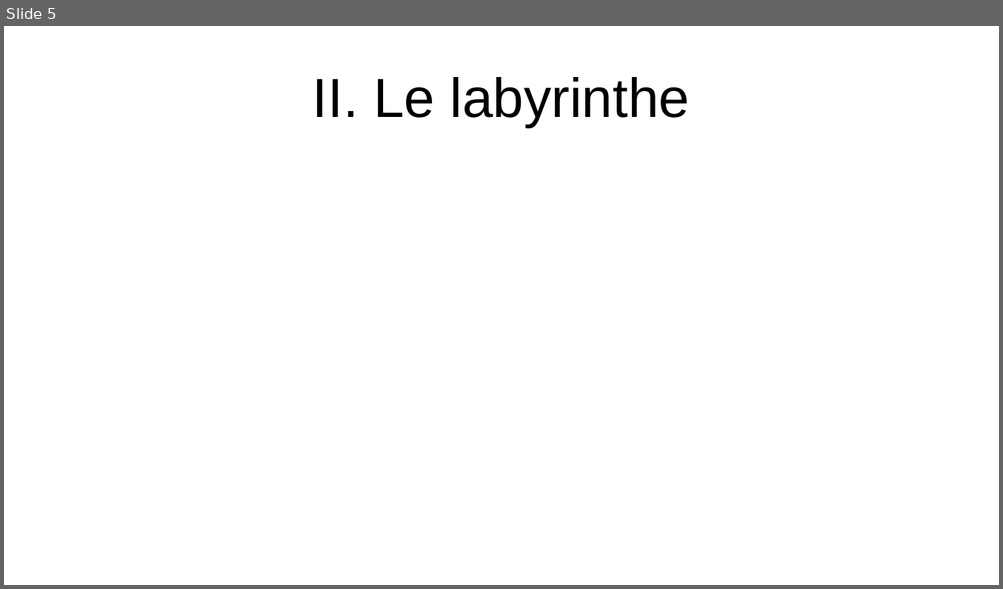
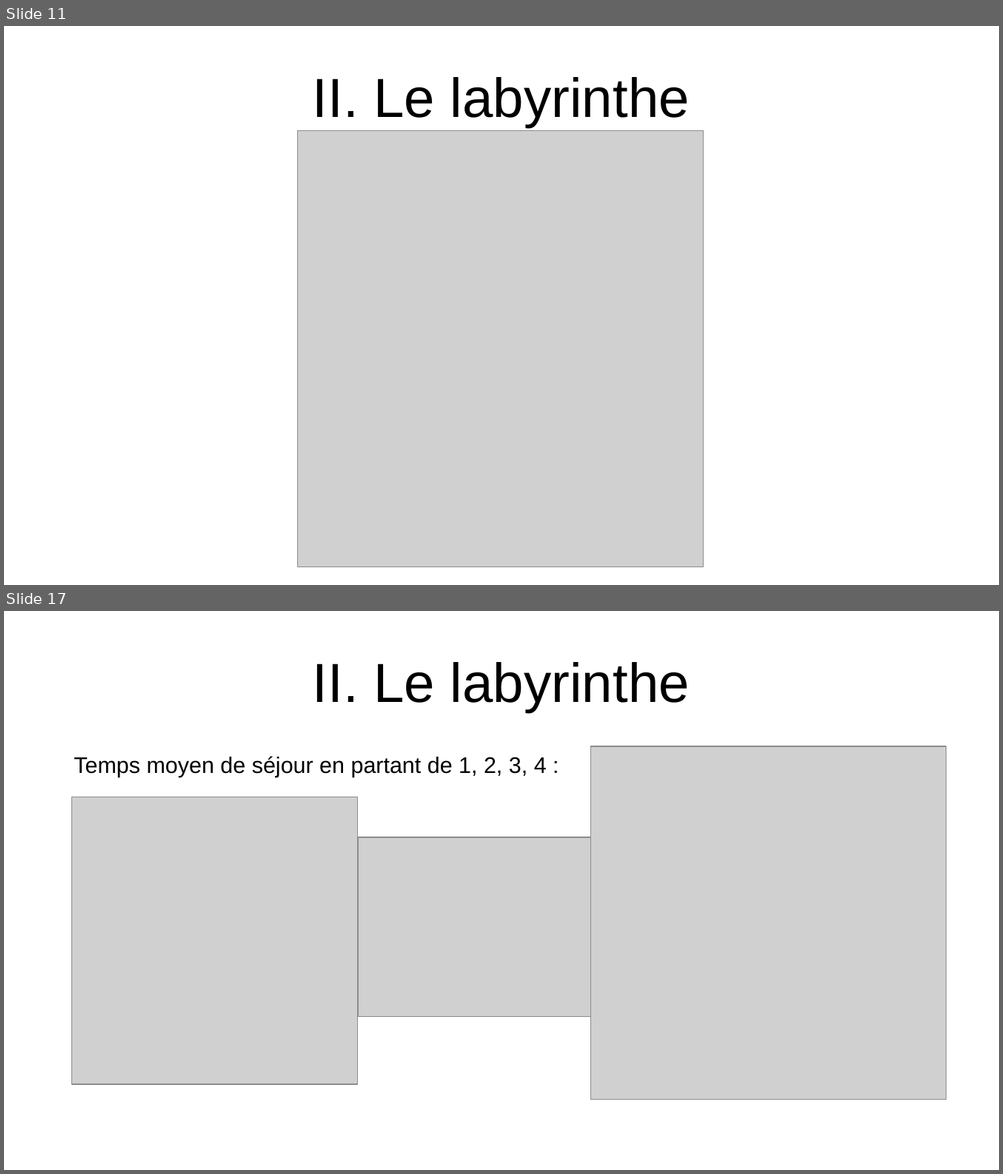
Before and after one commit to WIDEROZ/ESISAR-3A, a slide deck: Mathématiques/Oral/TP2_123.odp. Shown one above the other, each under a label of ours: slide 5 before the commit, slides 11 and 17 after it; the slides between them are not shown. The pictures are 1003x589 and 1003x1174 pixels, drawn with LibreOffice and Linux fonts; fonts in the diff are those of the drawing; grey boxes stand for pictures. Boxes give left, top, right and bottom in pixels: in the first picture for what was removed or moved away, otherwise in the second. Text is boxed around its words. In the diff, an @@ line names an element or a change of style, - is before the commit and + after.

```diff
--- a/Mathématiques/Oral/TP2_123.odp
+++ b/Mathématiques/Oral/TP2_123.odp
@@ slide 17 added at box(4, 611, 999, 1170), background #FFFFFF @@
@@ title added at box(313, 662, 689, 712), 44 pt, text #000000 @@
+II. Le labyrinthe
@@ text added at box(74, 756, 546, 777), 18 pt, text #000000 @@
+Temps moyen de séjour en partant de 1, 2, 3, 4 :
@@ picture added at box(591, 746, 946, 1100) @@
@@ picture added at box(71, 797, 358, 1085) @@
@@ picture added at box(358, 837, 591, 1017) @@
@@ what was slide 5 is now slide 11 @@
@@ slide 11 changed as well @@
@@ picture added at box(297, 130, 703, 568) @@
```
Also in this commit, not shown: 13 other slides added, 1 other file.
